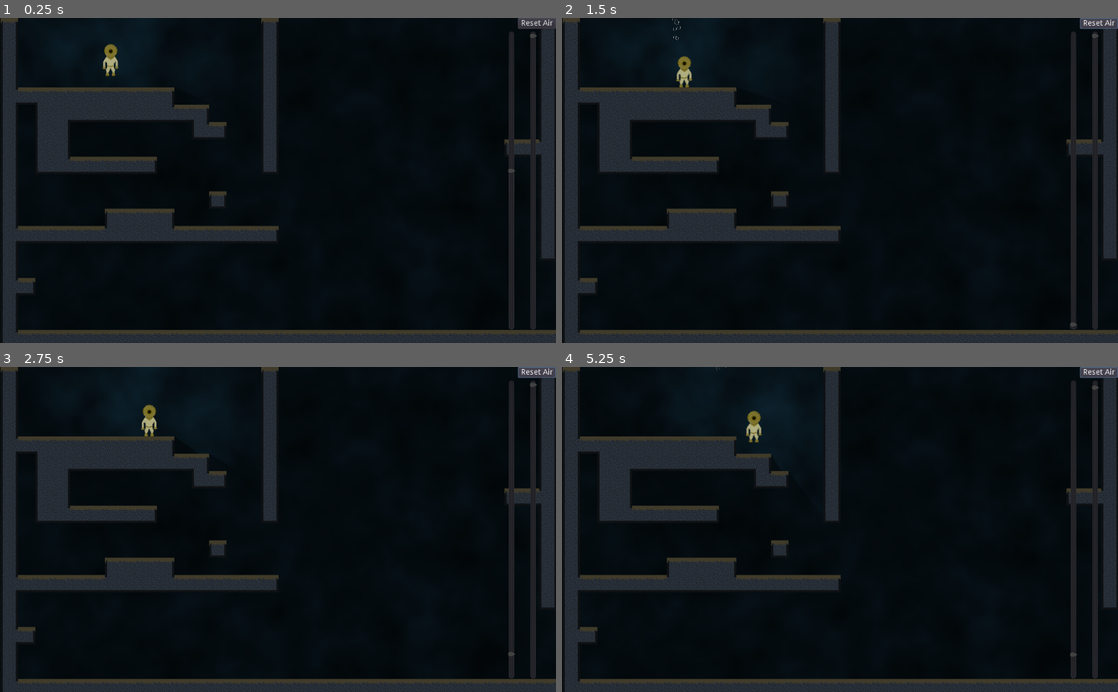
Above: before the commit, frames 1-4 (two rows, left to right).
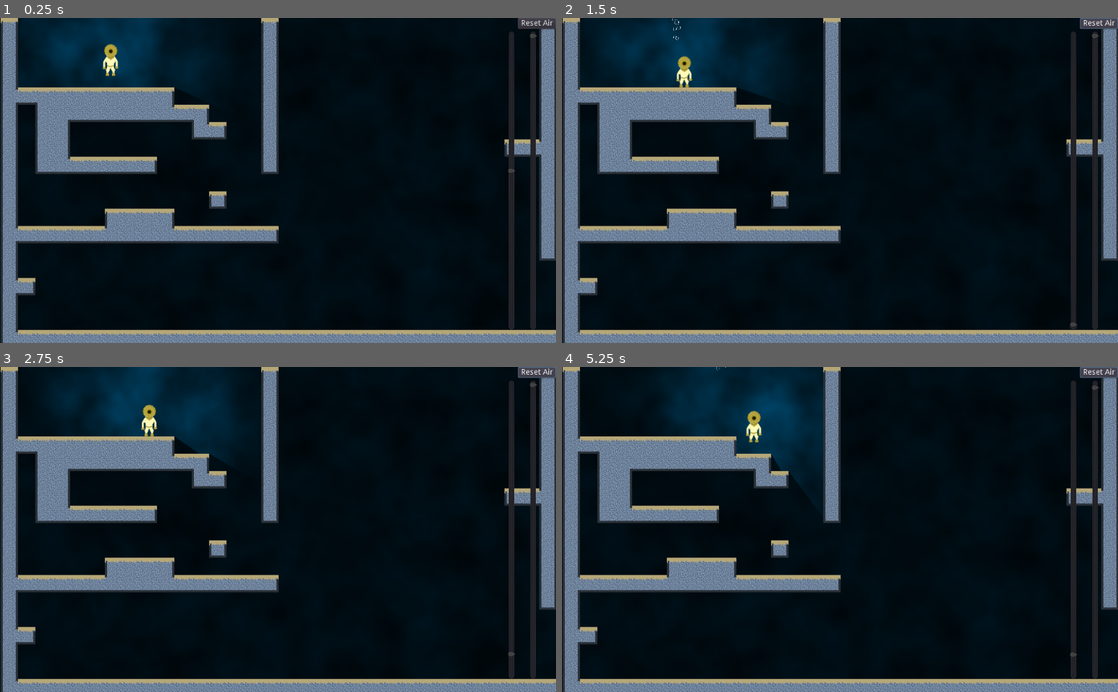
Above: after the commit, the same moments.

Repository: bengosney/diver
Game: Godot game, scene res://Main.tscn
Two runs of this game, one before a commit and one after it. Both use one fixed random seed, a clock stepped at 60 frames per second and the inputs below.
Inputs:
- Up to frame 1 (0.25 s): no input
- Up to frame 2 (1.5 s): hold Right (walk_right) 0.53-1.25 s; hold Down (buoyancy_dec) 0.53-1.25 s; click "Reset Air" at 1.25 s
- Up to frame 3 (2.75 s): hold Right (walk_right) from 2.03 s (still down); tap Up (buoyancy_inc) at 2.1 s
- Up to frame 4 (5.25 s): release Right (walk_right) at 2.78 s; hold Left (walk_left) 2.78-3.53 s; hold Down (buoyancy_dec) 2.78-3.53 s; hold Right (walk_right) 3.53-5.03 s; tap Up (buoyancy_inc) at 3.6, 5.1 s; hold Down (buoyancy_dec) 4.28-5.03 s; hold Left (walk_left) from 5.03 s (still down)

The runs differ from the first frame. In frame 1, 24% of the frame differs, in the area x 0-100%, y 0-100%; in frame 2, 24%; in frame 3, 25%; in frame 4, 26%.

Commit message:
lighting only effects background

Diff:
--- a/Main.tscn
+++ b/Main.tscn
@@ -20,6 +20,7 @@
 }
 
 [node name="CanvasModulate" type="CanvasModulate" parent="."]
+visible = false
 color = Color( 0.352941, 0.352941, 0.352941, 1 )
 
 [node name="MainLevel" parent="." instance=ExtResource( 1 )]
--- a/MainLevel/MainLevel.tscn
+++ b/MainLevel/MainLevel.tscn
@@ -15,32 +15,35 @@
 
 [node name="Node2D" type="Node2D"]
 
-[node name="Node2D" type="Node2D" parent="."]
-position = Vector2( -678, -603 )
-
-[node name="ColorRect" type="ColorRect" parent="Node2D"]
-margin_right = 2934.0
-margin_bottom = 1850.0
-color = Color( 0.0980392, 0.258824, 0.34902, 1 )
-__meta__ = {
-"_edit_use_anchors_": false
-}
-
-[node name="TextureRect" type="TextureRect" parent="Node2D"]
-material = SubResource( 3 )
-margin_left = 120.0
-margin_top = 92.0
-margin_right = 2815.0
-margin_bottom = 1762.0
-texture = SubResource( 2 )
-stretch_mode = 2
-__meta__ = {
-"_edit_use_anchors_": false
-}
-
 [node name="MainLevel" type="TileMap" parent="."]
 position = Vector2( 1, 0 )
 tile_set = ExtResource( 1 )
 cell_size = Vector2( 32, 32 )
 format = 1
 tile_data = PoolIntArray( -65537, 1, 131076, -131072, 1, 262145, -131071, 1, 262145, -131070, 1, 262145, -131069, 1, 26 …(3857 unchanged characters)…
+
+[node name="ParallaxBackground" type="ParallaxBackground" parent="."]
+
+[node name="ParallaxLayer" type="ParallaxLayer" parent="ParallaxBackground"]
+
+[node name="ColorRect" type="ColorRect" parent="ParallaxBackground/ParallaxLayer"]
+margin_left = -678.0
+margin_top = -603.0
+margin_right = 2256.0
+margin_bottom = 1247.0
+color = Color( 0, 0.0980392, 0.14902, 1 )
+__meta__ = {
+"_edit_use_anchors_": false
+}
+
+[node name="TextureRect" type="TextureRect" parent="ParallaxBackground/ParallaxLayer"]
+material = SubResource( 3 )
+margin_left = -558.0
+margin_top = -511.0
+margin_right = 2137.0
+margin_bottom = 1159.0
+texture = SubResource( 2 )
+stretch_mode = 2
+__meta__ = {
+"_edit_use_anchors_": false
+}
--- a/Player/Player.tscn
+++ b/Player/Player.tscn
@@ -44,6 +44,7 @@
 texture = ExtResource( 4 )
 
 [node name="AnimatedSprite" type="AnimatedSprite" parent="."]
+light_mask = 2
 frames = SubResource( 1 )
 animation = "idle"
 playing = true
@@ -55,13 +56,15 @@
 [node name="Light2D" type="Light2D" parent="."]
 texture = ExtResource( 5 )
 texture_scale = 0.5
-energy = 0.8
+energy = 2.25
 mode = 2
+range_layer_min = -101
+range_layer_max = -1
 shadow_enabled = true
-shadow_color = Color( 0.478431, 0.478431, 0.478431, 0 )
 
 [node name="PlayerCamera" type="Camera2D" parent="."]
 current = true
 limit_left = 0
 limit_top = 0
+limit_smoothed = true
 smoothing_enabled = true
